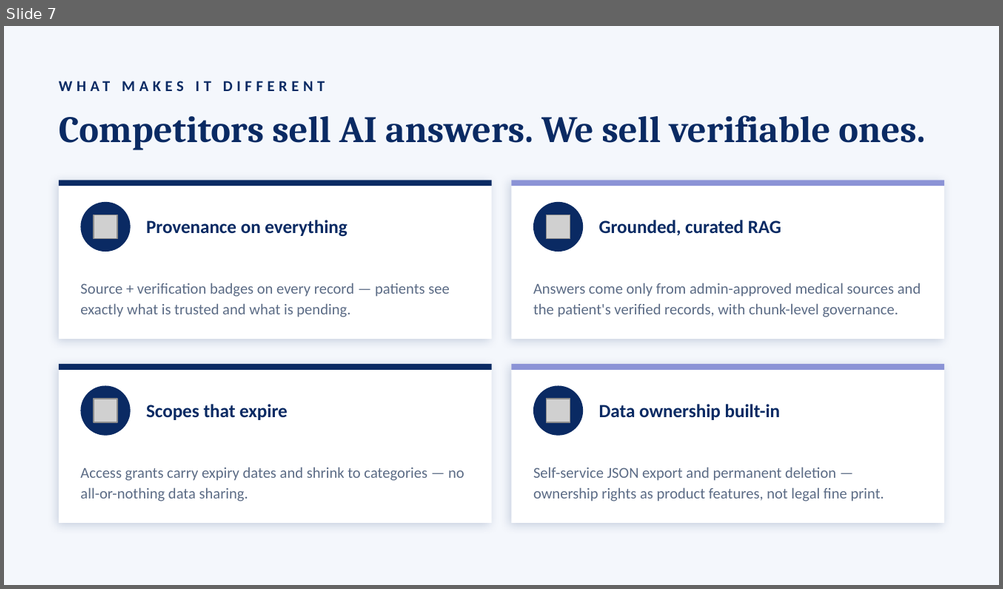
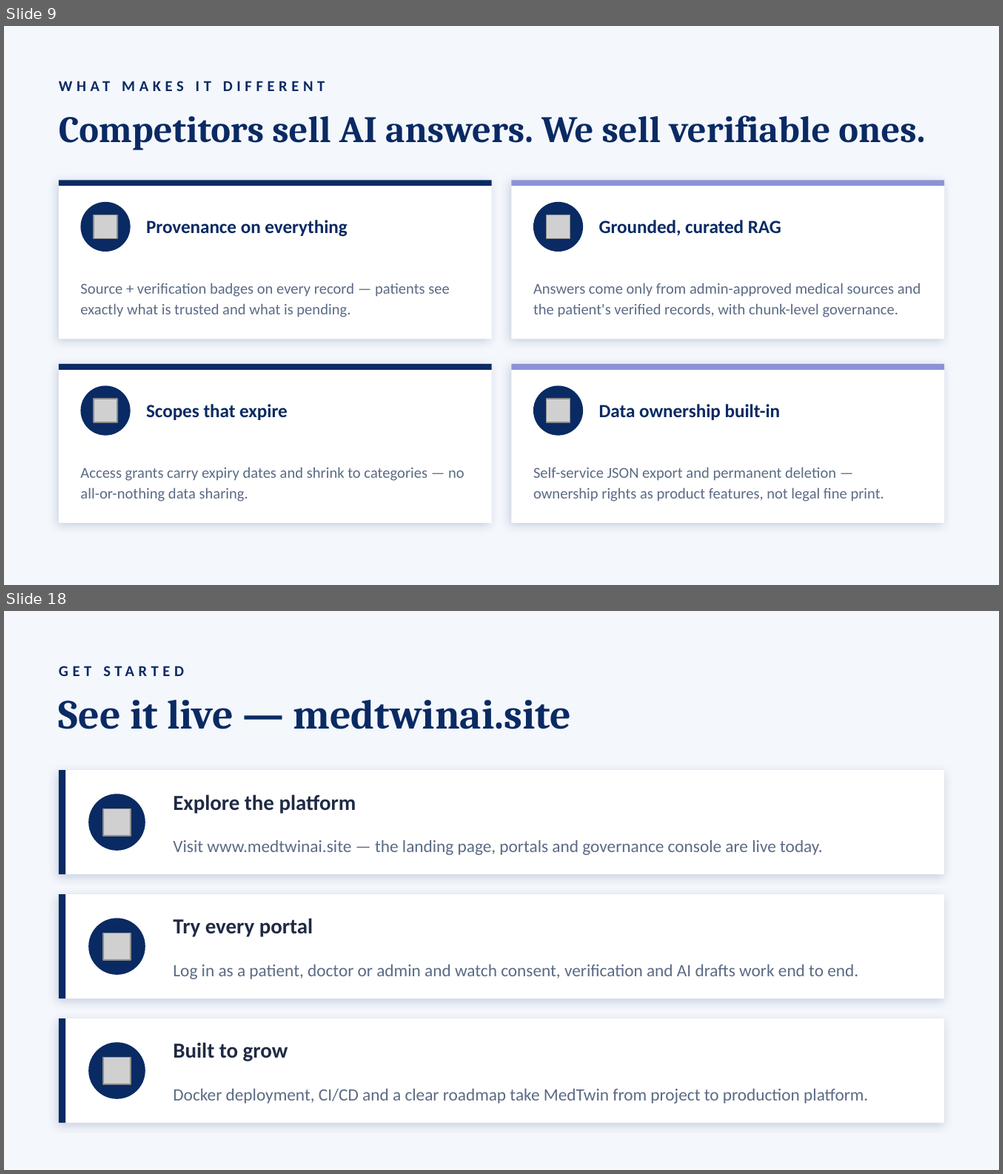
Before and after one commit to simul49/MedTwin-AI, a slide deck: MedTwin-AI-Presentation.pptx. Shown one above the other, each under a label of ours: slide 7 before the commit, slides 9 and 18 after it; the slides between them are not shown. The pictures are 1003x589 and 1003x1174 pixels, drawn with LibreOffice and Linux fonts; fonts in the diff are those of the drawing; grey boxes stand for pictures. Boxes give left, top, right and bottom in pixels: in the first picture for what was removed or moved away, otherwise in the second. Text is boxed around its words. In the diff, an @@ line names an element or a change of style, - is before the commit and + after.

Commit message:
docs: add prototype slides with live product screenshots (video consult, payments, chat, AI)

```diff
--- a/MedTwin-AI-Presentation.pptx
+++ b/MedTwin-AI-Presentation.pptx
@@ slide 18 added at (4,611,999,1170), background #F4F7FC @@
@@ text added at (59,655,655,686), 11 pt, text #0A2A63, bold @@
+GET STARTED
@@ text added at (59,700,570,729), 30 pt, text #0A2A63, bold @@
+See it live — medtwinai.site
@@ rectangle added at (59,770,944,874), fill #FFFFFF @@
@@ rectangle added at (59,770,65,874), fill #0A2A63 @@
@@ ellipse added at (88,794,145,851), fill #0A2A63 @@
@@ picture added at (103,809,131,836) @@
@@ text added at (173,795,356,814), 15.5 pt, text #1F2A44, bold @@
+Explore the platform
@@ text added at (173,840,822,855), 12.5 pt, text #5B6B85 @@
+Visit www.medtwinai.site — the landing page, portals and governance console are live today.
@@ rectangle added at (59,894,944,999), fill #FFFFFF @@
@@ rectangle added at (59,894,65,999), fill #0A2A63 @@
@@ ellipse added at (88,918,145,975), fill #0A2A63 @@
@@ text added at (173,918,313,937), 15.5 pt, text #1F2A44, bold @@
+Try every portal
@@ picture added at (103,933,131,960) @@
@@ text added at (173,965,858,980), 12.5 pt, text #5B6B85 @@
+Log in as a patient, doctor or admin and watch consent, verification and AI drafts work end to end.
@@ rectangle added at (59,1019,944,1123), fill #FFFFFF @@
@@ rectangle added at (59,1019,65,1123), fill #0A2A63 @@
@@ ellipse added at (88,1042,145,1099), fill #0A2A63 @@
@@ text added at (173,1042,288,1062), 15.5 pt, text #1F2A44, bold @@
+Built to grow
@@ picture added at (103,1057,131,1085) @@
@@ text added at (173,1089,868,1104), 12.5 pt, text #5B6B85 @@
+Docker deployment, CI/CD and a clear roadmap take MedTwin from project to production platform.
@@ what was slide 7 is now slide 9 @@
```
Also in this commit, not shown: 4 slides changed, 7 other slides added.
